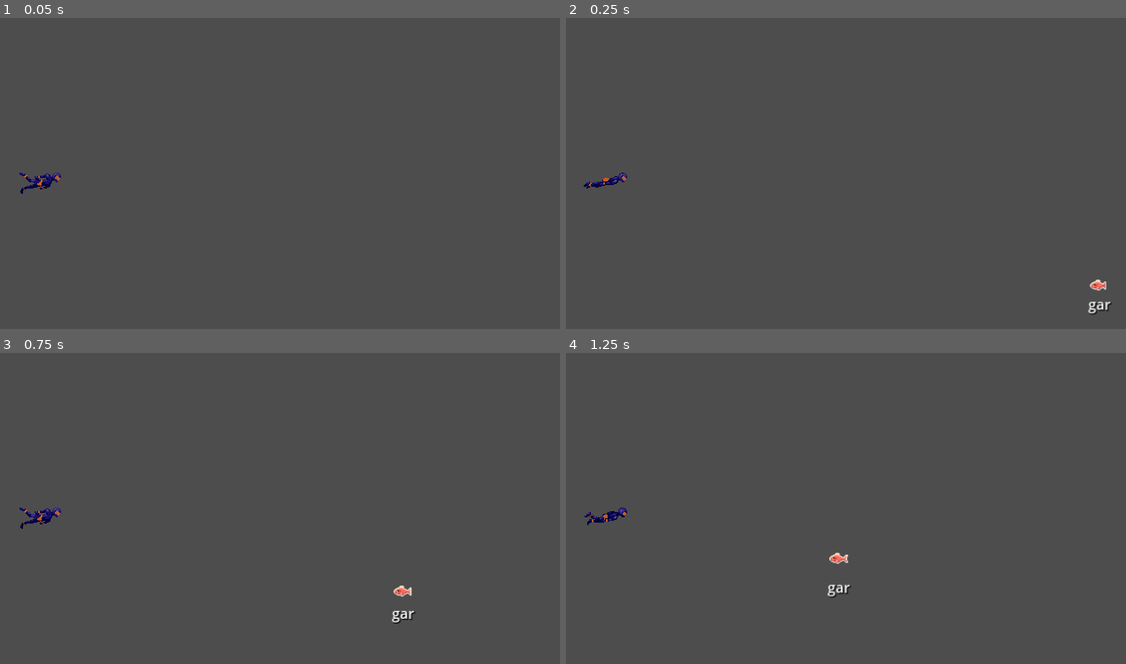
Above: before the commit, frames 1-4 (two rows, left to right).
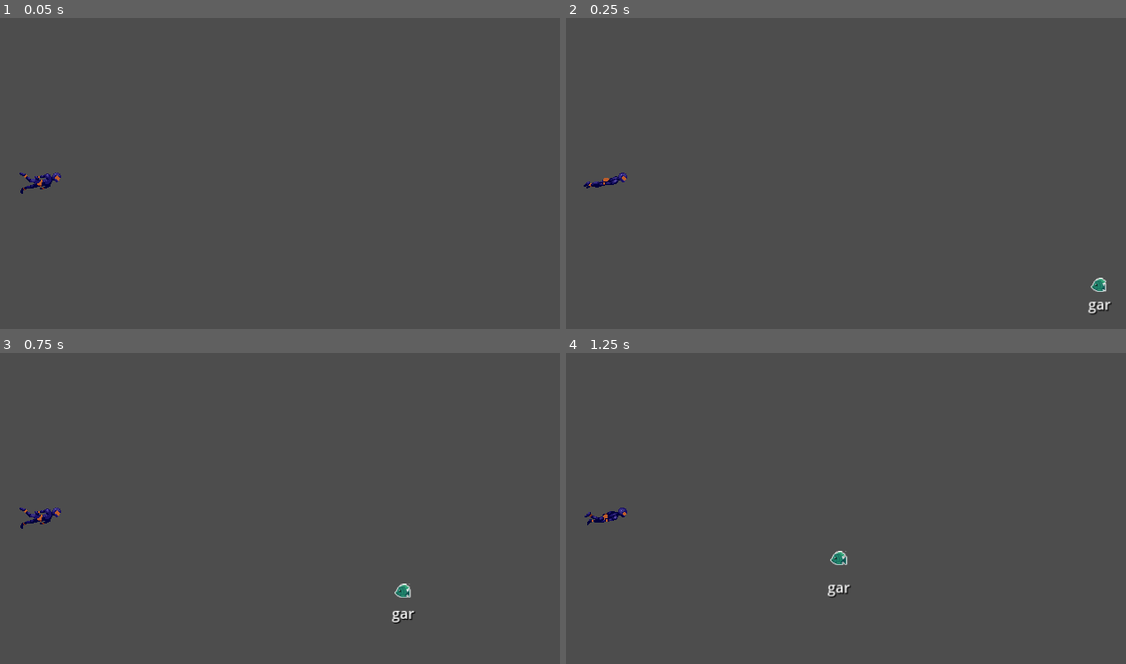
Above: after the commit, the same moments.

Repository: lehmius/typing-tides
Game: Godot game, scene res://scenes/game.tscn
Same seed, same stepped clock (60 frames per second), same inputs: the game is played once before the commit and once after it.
Inputs:
- Up to frame 1 (0.05 s): no input
- Up to frame 2 (0.25 s): no input
- Up to frame 3 (0.75 s): tap Enter at 0.5 s
- Up to frame 4 (1.25 s): no input

Frame 1 is identical in both runs. In frame 2, 0.1% of the frame differs, in the area x 93-97%, y 83-89%; in frame 3, 0.1%, in the area x 70-74%, y 74-79%; in frame 4, 0.1%.

Commit message:
Added different enemy visuals with random choice at instantiation.

Diff:
--- a/Resources/enemy_01.tres
+++ /dev/null
@@ -1,67 +0,0 @@
-[gd_resource type="SpriteFrames" load_steps=10 format=3 uid="uid://bvdpyqovplr5d"]
-
-[ext_resource type="Texture2D" uid="uid://buvky1bpax2rb" path="res://assets/levels/enemies/fish2_lvl1_lvl3/Orange.png" id="1_3whii"]
-
-[sub_resource type="AtlasTexture" id="AtlasTexture_uypl2"]
-atlas = ExtResource("1_3whii")
-region = Rect2(0, 0, 32, 16)
-
-[sub_resource type="AtlasTexture" id="AtlasTexture_lxbhw"]
-atlas = ExtResource("1_3whii")
-region = Rect2(32, 0, 32, 16)
-
-[sub_resource type="AtlasTexture" id="AtlasTexture_f3efw"]
-atlas = ExtResource("1_3whii")
-region = Rect2(64, 0, 32, 16)
-
-[sub_resource type="AtlasTexture" id="AtlasTexture_kb444"]
-atlas = ExtResource("1_3whii")
-region = Rect2(96, 0, 32, 16)
-
-[sub_resource type="AtlasTexture" id="AtlasTexture_7kq6h"]
-atlas = ExtResource("1_3whii")
-region = Rect2(128, 0, 32, 16)
-
-[sub_resource type="AtlasTexture" id="AtlasTexture_nb0th"]
-atlas = ExtResource("1_3whii")
-region = Rect2(160, 0, 32, 16)
-
-[sub_resource type="AtlasTexture" id="AtlasTexture_4sgg4"]
-atlas = ExtResource("1_3whii")
-region = Rect2(192, 0, 32, 16)
-
-[sub_resource type="AtlasTexture" id="AtlasTexture_2pdua"]
-atlas = ExtResource("1_3whii")
-region = Rect2(224, 0, 32, 16)
-
-[resource]
-animations = [{
-"frames": [{
-"duration": 1.0,
-"texture": SubResource("AtlasTexture_uypl2")
-}, {
-"duration": 1.0,
-"texture": SubResource("AtlasTexture_lxbhw")
-}, {
-"duration": 1.0,
-"texture": SubResource("AtlasTexture_f3efw")
-}, {
-"duration": 1.0,
-"texture": SubResource("AtlasTexture_kb444")
-}, {
-"duration": 1.0,
-"texture": SubResource("AtlasTexture_7kq6h")
-}, {
-"duration": 1.0,
-"texture": SubResource("AtlasTexture_nb0th")
-}, {
-"duration": 1.0,
-"texture": SubResource("AtlasTexture_4sgg4")
-}, {
-"duration": 1.0,
-"texture": SubResource("AtlasTexture_2pdua")
-}],
-"loop": true,
-"name": &"idle",
-"speed": 10.0
-}]
--- /dev/null
+++ b/Resources/enemy_spriteFrames.tres
@@ -0,0 +1,754 @@
+[gd_resource type="SpriteFrames" load_steps=109 format=3 uid="uid://bvdpyqovplr5d"]
+
+[ext_resource type="Texture2D" uid="uid://buvky1bpax2rb" path="res://assets/levels/enemies/fish2_lvl1_lvl3/Orange.png" id="1_ams34"]
+[ext_resource type="Texture2D" uid="uid://cj5pt71butj3d" path="res://assets/levels/enemies/fish2_lvl1_lvl3/Red.png" id="2_hs8us"]
+[ext_resource type="Texture2D" uid="uid://dmr42aw4dukgi" path="res://assets/levels/enemies/fish2_lvl1_lvl3/Grey.png" id="3_d0dv0"]
+[ext_resource type="Texture2D" uid="uid://j0p7lsrsku3c" path="res://assets/levels/enemies/fish2_lvl1_lvl3/Blue.png" id="4_4hjhj"]
+[ext_resource type="Texture2D" uid="uid://blni6eqacykwj" path="res://assets/levels/enemies/jellyfish_lvl3_lvl6/JellyFish.png" id="5_nbr3v"]
+[ext_resource type="Texture2D" uid="uid://187pepynydqb" path="res://assets/levels/enemies/sawshark/SawShark.png" id="6_02k16"]
+[ext_resource type="Texture2D" uid="uid://ded8470ccgfi4" path="res://assets/levels/enemies/shark_lvl7/Shark.png" id="7_6fnvi"]
+[ext_resource type="Texture2D" uid="uid://bs414ldsjxb2p" path="res://assets/levels/enemies/fish3_lvl2_lvl4/Blue.png" id="7_bpaem"]
+[ext_resource type="Texture2D" uid="uid://dttpkyp3nir6s" path="res://assets/levels/enemies/fish3_lvl2_lvl4/Green.png" id="8_6fnvi"]
+[ext_resource type="Texture2D" uid="uid://c8qup6n5k50lp" path="res://assets/levels/enemies/swordfish_lvl5/SwordFish.png" id="8_vthn3"]
+[ext_resource type="Texture2D" uid="uid://bxrgqvuep1rrv" path="res://assets/levels/enemies/fish3_lvl2_lvl4/Orange.png" id="9_vthn3"]
+[ext_resource type="Texture2D" uid="uid://bbtdj75yr0cci" path="res://assets/levels/enemies/fish3_lvl2_lvl4/Purple.png" id="10_4hkm3"]
+
+[sub_resource type="AtlasTexture" id="AtlasTexture_hrok3"]
+atlas = ExtResource("4_4hjhj")
+region = Rect2(0, 0, 32, 16)
+
+[sub_resource type="AtlasTexture" id="AtlasTexture_kj5eo"]
+atlas = ExtResource("4_4hjhj")
+region = Rect2(32, 0, 32, 16)
+
+[sub_resource type="AtlasTexture" id="AtlasTexture_vxso3"]
+atlas = ExtResource("4_4hjhj")
+region = Rect2(64, 0, 32, 16)
+
+[sub_resource type="AtlasTexture" id="AtlasTexture_8hmpq"]
+atlas = ExtResource("4_4hjhj")
+region = Rect2(96, 0, 32, 16)
+
+[sub_resource type="AtlasTexture" id="AtlasTexture_hj4fx"]
+atlas = ExtResource("4_4hjhj")
+region = Rect2(128, 0, 32, 16)
+
+[sub_resource type="AtlasTexture" id="AtlasTexture_72esq"]
+atlas = ExtResource("4_4hjhj")
+region = Rect2(160, 0, 32, 16)
+
+[sub_resource type="AtlasTexture" id="AtlasTexture_2uho3"]
+atlas = ExtResource("4_4hjhj")
+region = Rect2(192, 0, 32, 16)
+
+[sub_resource type="AtlasTexture" id="AtlasTexture_55cr5"]
+atlas = ExtResource("4_4hjhj")
+region = Rect2(224, 0, 32, 16)
+
+[sub_resource type="AtlasTexture" id="AtlasTexture_70o6t"]
+atlas = ExtResource("3_d0dv0")
+region = Rect2(0, 0, 32, 16)
+
+[sub_resource type="AtlasTexture" id="AtlasTexture_usxga"]
+atlas = ExtResource("3_d0dv0")
+region = Rect2(32, 0, 32, 16)
+
+[sub_resource type="AtlasTexture" id="AtlasTexture_l30ko"]
+atlas = ExtResource("3_d0dv0")
+region = Rect2(64, 0, 32, 16)
+
+[sub_resource type="AtlasTexture" id="AtlasTexture_34g45"]
+atlas = ExtResource("3_d0dv0")
+region = Rect2(96, 0, 32, 16)
+
+[sub_resource type="AtlasTexture" id="AtlasTexture_yo23l"]
+atlas = ExtResource("3_d0dv0")
+region = Rect2(128, 0, 32, 16)
+
+[sub_resource type="AtlasTexture" id="AtlasTexture_qysbn"]
+atlas = ExtResource("3_d0dv0")
+region = Rect2(160, 0, 32, 16)
+
+[sub_resource type="AtlasTexture" id="AtlasTexture_vtblw"]
+atlas = ExtResource("3_d0dv0")
+region = Rect2(192, 0, 32, 16)
+
+[sub_resource type="AtlasTexture" id="AtlasTexture_20opq"]
+atlas = ExtResource("3_d0dv0")
+region = Rect2(224, 0, 32, 16)
+
+[sub_resource type="AtlasTexture" id="AtlasTexture_uypl2"]
+atlas = ExtResource("1_ams34")
+region = Rect2(0, 0, 32, 16)
+
+[sub_resource type="AtlasTexture" id="AtlasTexture_lxbhw"]
+atlas = ExtResource("1_ams34")
+region = Rect2(32, 0, 32, 16)
+
+[sub_resource type="AtlasTexture" id="AtlasTexture_f3efw"]
+atlas = ExtResource("1_ams34")
+region = Rect2(64, 0, 32, 16)
+
+[sub_resource type="AtlasTexture" id="AtlasTexture_kb444"]
+atlas = ExtResource("1_ams34")
+region = Rect2(96, 0, 32, 16)
+
+[sub_resource type="AtlasTexture" id="AtlasTexture_7kq6h"]
+atlas = ExtResource("1_ams34")
+region = Rect2(128, 0, 32, 16)
+
+[sub_resource type="AtlasTexture" id="AtlasTexture_nb0th"]
+atlas = ExtResource("1_ams34")
+region = Rect2(160, 0, 32, 16)
+
+[sub_resource type="AtlasTexture" id="AtlasTexture_4sgg4"]
+atlas = ExtResource("1_ams34")
+region = Rect2(192, 0, 32, 16)
+
+[sub_resource type="AtlasTexture" id="AtlasTexture_2pdua"]
+atlas = ExtResource("1_ams34")
+region = Rect2(224, 0, 32, 16)
+
+[sub_resource type="AtlasTexture" id="AtlasTexture_3t50n"]
+atlas = ExtResource("2_hs8us")
+region = Rect2(0, 0, 32, 16)
+
+[sub_resource type="AtlasTexture" id="AtlasTexture_x0xhd"]
+atlas = ExtResource("2_hs8us")
+region = Rect2(32, 0, 32, 16)
+
+[sub_resource type="AtlasTexture" id="AtlasTexture_b02hv"]
+atlas = ExtResource("2_hs8us")
+region = Rect2(64, 0, 32, 16)
+
+[sub_resource type="AtlasTexture" id="AtlasTexture_gx40s"]
+atlas = ExtResource("2_hs8us")
+region = Rect2(96, 0, 32, 16)
+
+[sub_resource type="AtlasTexture" id="AtlasTexture_cprfe"]
+atlas = ExtResource("2_hs8us")
+region = Rect2(128, 0, 32, 16)
+
+[sub_resource type="AtlasTexture" id="AtlasTexture_drny1"]
+atlas = ExtResource("2_hs8us")
+region = Rect2(160, 0, 32, 16)
+
+[sub_resource type="AtlasTexture" id="AtlasTexture_xw7va"]
+atlas = ExtResource("2_hs8us")
+region = Rect2(192, 0, 32, 16)
+
+[sub_resource type="AtlasTexture" id="AtlasTexture_iwkxb"]
+atlas = ExtResource("2_hs8us")
+region = Rect2(224, 0, 32, 16)
+
+[sub_resource type="AtlasTexture" id="AtlasTexture_rpgjf"]
+atlas = ExtResource("5_nbr3v")
+region = Rect2(0, 16, 32, 16)
+
+[sub_resource type="AtlasTexture" id="AtlasTexture_nwb1h"]
+atlas = ExtResource("5_nbr3v")
+region = Rect2(32, 16, 32, 16)
+
+[sub_resource type="AtlasTexture" id="AtlasTexture_lf74l"]
+atlas = ExtResource("5_nbr3v")
+region = Rect2(64, 16, 32, 16)
+
+[sub_resource type="AtlasTexture" id="AtlasTexture_hhqgp"]
+atlas = ExtResource("5_nbr3v")
+region = Rect2(96, 16, 32, 16)
+
+[sub_resource type="AtlasTexture" id="AtlasTexture_ak2do"]
+atlas = ExtResource("5_nbr3v")
+region = Rect2(0, 0, 32, 16)
+
+[sub_resource type="AtlasTexture" id="AtlasTexture_lrxi7"]
+atlas = ExtResource("5_nbr3v")
+region = Rect2(32, 0, 32, 16)
+
+[sub_resource type="AtlasTexture" id="AtlasTexture_c7hcy"]
+atlas = ExtResource("5_nbr3v")
+region = Rect2(64, 0, 32, 16)
+
+[sub_resource type="AtlasTexture" id="AtlasTexture_4gr5r"]
+atlas = ExtResource("5_nbr3v")
+region = Rect2(96, 0, 32, 16)
+
+[sub_resource type="AtlasTexture" id="AtlasTexture_yxvnx"]
+atlas = ExtResource("6_02k16")
+region = Rect2(0, 0, 48, 32)
+
+[sub_resource type="AtlasTexture" id="AtlasTexture_i3wru"]
+atlas = ExtResource("6_02k16")
+region = Rect2(48, 0, 48, 32)
+
+[sub_resource type="AtlasTexture" id="AtlasTexture_woa3r"]
+atlas = ExtResource("6_02k16")
+region = Rect2(96, 0, 48, 32)
+
+[sub_resource type="AtlasTexture" id="AtlasTexture_6r4qi"]
+atlas = ExtResource("6_02k16")
+region = Rect2(144, 0, 48, 32)
+
+[sub_resource type="AtlasTexture" id="AtlasTexture_twck2"]
+atlas = ExtResource("6_02k16")
+region = Rect2(192, 0, 48, 32)
+
+[sub_resource type="AtlasTexture" id="AtlasTexture_uobxw"]
+atlas = ExtResource("6_02k16")
+region = Rect2(240, 0, 48, 32)
+
+[sub_resource type="AtlasTexture" id="AtlasTexture_afmw1"]
+atlas = ExtResource("6_02k16")
+region = Rect2(288, 0, 48, 32)
+
+[sub_resource type="AtlasTexture" id="AtlasTexture_x7udd"]
+atlas = ExtResource("6_02k16")
+region = Rect2(336, 0, 48, 32)
+
+[sub_resource type="AtlasTexture" id="AtlasTexture_4hkm3"]
+atlas = ExtResource("7_6fnvi")
+region = Rect2(0, 0, 32, 32)
+
+[sub_resource type="AtlasTexture" id="AtlasTexture_qh6i6"]
+atlas = ExtResource("7_6fnvi")
+region = Rect2(32, 0, 32, 32)
+
+[sub_resource type="AtlasTexture" id="AtlasTexture_2uxo0"]
+atlas = ExtResource("7_6fnvi")
+region = Rect2(64, 0, 32, 32)
+
+[sub_resource type="AtlasTexture" id="AtlasTexture_nxa88"]
+atlas = ExtResource("7_6fnvi")
+region = Rect2(96, 0, 32, 32)
+
+[sub_resource type="AtlasTexture" id="AtlasTexture_3oovc"]
+atlas = ExtResource("7_6fnvi")
+region = Rect2(128, 0, 32, 32)
+
+[sub_resource type="AtlasTexture" id="AtlasTexture_dtkxu"]
+atlas = ExtResource("7_6fnvi")
+region = Rect2(160, 0, 32, 32)
+
+[sub_resource type="AtlasTexture" id="AtlasTexture_pmfx2"]
+atlas = ExtResource("7_6fnvi")
+region = Rect2(192, 0, 32, 32)
+
+[sub_resource type="AtlasTexture" id="AtlasTexture_noy31"]
+atlas = ExtResource("7_6fnvi")
+region = Rect2(224, 0, 32, 32)
+
+[sub_resource type="AtlasTexture" id="AtlasTexture_o15fj"]
+atlas = ExtResource("8_vthn3")
+region = Rect2(0, 0, 48, 32)
+
+[sub_resource type="AtlasTexture" id="AtlasTexture_pqk0k"]
+atlas = ExtResource("8_vthn3")
+region = Rect2(48, 0, 48, 32)
+
+[sub_resource type="AtlasTexture" id="AtlasTexture_f01my"]
+atlas = ExtResource("8_vthn3")
+region = Rect2(96, 0, 48, 32)
+
+[sub_resource type="AtlasTexture" id="AtlasTexture_yeic6"]
+atlas = ExtResource("8_vthn3")
+region = Rect2(144, 0, 48, 32)
+
+[sub_resource type="AtlasTexture" id="AtlasTexture_n4erq"]
+atlas = ExtResource("8_vthn3")
+region = Rect2(192, 0, 48, 32)
+
+[sub_resource type="AtlasTexture" id="AtlasTexture_bqk8e"]
+atlas = ExtResource("8_vthn3")
+region = Rect2(240, 0, 48, 32)
+
+[sub_resource type="AtlasTexture" id="AtlasTexture_ayesd"]
+atlas = ExtResource("8_vthn3")
+region = Rect2(288, 0, 48, 32)
+
+[sub_resource type="AtlasTexture" id="AtlasTexture_k31rb"]
+atlas = ExtResource("8_vthn3")
+region = Rect2(336, 0, 48, 32)
+
+[sub_resource type="AtlasTexture" id="AtlasTexture_mhw4d"]
+atlas = ExtResource("7_bpaem")
+region = Rect2(0, 16, 32, 16)
+
+[sub_resource type="AtlasTexture" id="AtlasTexture_lmhit"]
+atlas = ExtResource("7_bpaem")
+region = Rect2(32, 16, 32, 16)
+
+[sub_resource type="AtlasTexture" id="AtlasTexture_nsiwx"]
+atlas = ExtResource("7_bpaem")
+region = Rect2(64, 16, 32, 16)
+
+[sub_resource type="AtlasTexture" id="AtlasTexture_13xlp"]
+atlas = ExtResource("7_bpaem")
+region = Rect2(96, 16, 32, 16)
+
+[sub_resource type="AtlasTexture" id="AtlasTexture_2i1ah"]
+atlas = ExtResource("7_bpaem")
+region = Rect2(128, 16, 32, 16)
+
+[sub_resource type="AtlasTexture" id="AtlasTexture_o3v0y"]
+atlas = ExtResource("7_bpaem")
+region = Rect2(160, 16, 32, 16)
+
+[sub_resource type="AtlasTexture" id="AtlasTexture_s44vf"]
+atlas = ExtResource("7_bpaem")
+region = Rect2(192, 16, 32, 16)
+
+[sub_resource type="AtlasTexture" id="AtlasTexture_i1row"]
+atlas = ExtResource("7_bpaem")
+region = Rect2(224, 16, 32, 16)
+
+[sub_resource type="AtlasTexture" id="AtlasTexture_xk0s4"]
+atlas = ExtResource("8_6fnvi")
+region = Rect2(0, 16, 32, 16)
+
+[sub_resource type="AtlasTexture" id="AtlasTexture_ohdn6"]
+atlas = ExtResource("8_6fnvi")
+region = Rect2(32, 16, 32, 16)
+
+[sub_resource type="AtlasTexture" id="AtlasTexture_7nmsb"]
+atlas = ExtResource("8_6fnvi")
+region = Rect2(64, 16, 32, 16)
+
+[sub_resource type="AtlasTexture" id="AtlasTexture_frgsm"]
+atlas = ExtResource("8_6fnvi")
+region = Rect2(96, 16, 32, 16)
+
+[sub_resource type="AtlasTexture" id="AtlasTexture_e7nav"]
+atlas = ExtResource("8_6fnvi")
+region = Rect2(128, 16, 32, 16)
+
+[sub_resource type="AtlasTexture" id="AtlasTexture_oc0h0"]
+atlas = ExtResource("8_6fnvi")
+region = Rect2(160, 16, 32, 16)
+
+[sub_resource type="AtlasTexture" id="AtlasTexture_61xot"]
+atlas = ExtResource("8_6fnvi")
+region = Rect2(192, 16, 32, 16)
+
+[sub_resource type="AtlasTexture" id="AtlasTexture_60121"]
+atlas = ExtResource("8_6fnvi")
+region = Rect2(224, 16, 32, 16)
+
+[sub_resource type="AtlasTexture" id="AtlasTexture_yt2xq"]
+atlas = ExtResource("9_vthn3")
+region = Rect2(0, 16, 32, 16)
+
+[sub_resource type="AtlasTexture" id="AtlasTexture_a8ky8"]
+atlas = ExtResource("9_vthn3")
+region = Rect2(32, 16, 32, 16)
+
+[sub_resource type="AtlasTexture" id="AtlasTexture_ganjk"]
+atlas = ExtResource("9_vthn3")
+region = Rect2(64, 16, 32, 16)
+
+[sub_resource type="AtlasTexture" id="AtlasTexture_3df7p"]
+atlas = ExtResource("9_vthn3")
+region = Rect2(96, 16, 32, 16)
+
+[sub_resource type="AtlasTexture" id="AtlasTexture_ytu58"]
+atlas = ExtResource("9_vthn3")
+region = Rect2(128, 16, 32, 16)
+
+[sub_resource type="AtlasTexture" id="AtlasTexture_2l7fm"]
+atlas = ExtResource("9_vthn3")
+region = Rect2(160, 16, 32, 16)
+
+[sub_resource type="AtlasTexture" id="AtlasTexture_w8g8b"]
+atlas = ExtResource("9_vthn3")
+region = Rect2(192, 16, 32, 16)
+
+[sub_resource type="AtlasTexture" id="AtlasTexture_5pe2q"]
+atlas = ExtResource("9_vthn3")
+region = Rect2(224, 16, 32, 16)
+
+[sub_resource type="AtlasTexture" id="AtlasTexture_5t7lp"]
+atlas = ExtResource("10_4hkm3")
+region = Rect2(0, 16, 32, 16)
+
+[sub_resource type="AtlasTexture" id="AtlasTexture_k44gu"]
+atlas = ExtResource("10_4hkm3")
+region = Rect2(32, 16, 32, 16)
+
+[sub_resource type="AtlasTexture" id="AtlasTexture_72sj8"]
+atlas = ExtResource("10_4hkm3")
+region = Rect2(64, 16, 32, 16)
+
+[sub_resource type="AtlasTexture" id="AtlasTexture_mopoq"]
+atlas = ExtResource("10_4hkm3")
+region = Rect2(96, 16, 32, 16)
+
+[sub_resource type="AtlasTexture" id="AtlasTexture_3jprt"]
+atlas = ExtResource("10_4hkm3")
+region = Rect2(128, 16, 32, 16)
+
+[sub_resource type="AtlasTexture" id="AtlasTexture_6ka3u"]
+atlas = ExtResource("10_4hkm3")
+region = Rect2(160, 16, 32, 16)
+
+[sub_resource type="AtlasTexture" id="AtlasTexture_m16q0"]
+atlas = ExtResource("10_4hkm3")
+region = Rect2(192, 16, 32, 16)
+
+[sub_resource type="AtlasTexture" id="AtlasTexture_6h3tx"]
+atlas = ExtResource("10_4hkm3")
+region = Rect2(224, 16, 32, 16)
+
+[resource]
+animations = [{
+"frames": [{
+"duration": 1.0,
+"texture": SubResource("AtlasTexture_hrok3")
+}, {
+"duration": 1.0,
+"texture": SubResource("AtlasTexture_kj5eo")
+}, {
+"duration": 1.0,
+"texture": SubResource("AtlasTexture_vxso3")
+}, {
+"duration": 1.0,
+"texture": SubResource("AtlasTexture_8hmpq")
+}, {
+"duration": 1.0,
+"texture": SubResource("AtlasTexture_hj4fx")
+}, {
+"duration": 1.0,
+"texture": SubResource("AtlasTexture_72esq")
+}, {
+"duration": 1.0,
+"texture": SubResource("AtlasTexture_2uho3")
+}, {
+"duration": 1.0,
+"texture": SubResource("AtlasTexture_55cr5")
+}],
+"loop": true,
+"name": &"fish-blue",
+"speed": 5.0
+}, {
+"frames": [{
+"duration": 1.0,
+"texture": SubResource("AtlasTexture_70o6t")
+}, {
+"duration": 1.0,
+"texture": SubResource("AtlasTexture_usxga")
+}, {
+"duration": 1.0,
+"texture": SubResource("AtlasTexture_l30ko")
+}, {
+"duration": 1.0,
+"texture": SubResource("AtlasTexture_34g45")
+}, {
+"duration": 1.0,
+"texture": SubResource("AtlasTexture_yo23l")
+}, {
+"duration": 1.0,
+"texture": SubResource("AtlasTexture_qysbn")
+}, {
+"duration": 1.0,
+"texture": SubResource("AtlasTexture_vtblw")
+}, {
+"duration": 1.0,
+"texture": SubResource("AtlasTexture_20opq")
+}],
+"loop": true,
+"name": &"fish-grey",
+"speed": 5.0
+}, {
+"frames": [{
+"duration": 1.0,
+"texture": SubResource("AtlasTexture_uypl2")
+}, {
+"duration": 1.0,
+"texture": SubResource("AtlasTexture_lxbhw")
+}, {
+"duration": 1.0,
+"texture": SubResource("AtlasTexture_f3efw")
+}, {
+"duration": 1.0,
+"texture": SubResource("AtlasTexture_kb444")
+}, {
+"duration": 1.0,
+"texture": SubResource("AtlasTexture_7kq6h")
+}, {
+"duration": 1.0,
+"texture": SubResource("AtlasTexture_nb0th")
+}, {
+"duration": 1.0,
+"texture": SubResource("AtlasTexture_4sgg4")
+}, {
+"duration": 1.0,
+"texture": SubResource("AtlasTexture_2pdua")
+}],
+"loop": true,
+"name": &"fish-orange",
+"speed": 10.0
+}, {
+"frames": [{
+"duration": 1.0,
+"texture": SubResource("AtlasTexture_3t50n")
+}, {
+"duration": 1.0,
+"texture": SubResource("AtlasTexture_x0xhd")
+}, {
+"duration": 1.0,
+"texture": SubResource("AtlasTexture_b02hv")
+}, {
+"duration": 1.0,
+"texture": SubResource("AtlasTexture_gx40s")
+}, {
+"duration": 1.0,
+"texture": SubResource("AtlasTexture_cprfe")
+}, {
+"duration": 1.0,
+"texture": SubResource("AtlasTexture_drny1")
+}, {
+"duration": 1.0,
+"texture": SubResource("AtlasTexture_xw7va")
+}, {
+"duration": 1.0,
+"texture": SubResource("AtlasTexture_iwkxb")
+}],
+"loop": true,
+"name": &"fish-red",
+"speed": 5.0
+}, {
+"frames": [{
+"duration": 1.0,
+"texture": SubResource("AtlasTexture_rpgjf")
+}, {
+"duration": 1.0,
+"texture": SubResource("AtlasTexture_nwb1h")
+}, {
+"duration": 1.0,
+"texture": SubResource("AtlasTexture_lf74l")
+}, {
+"duration": 1.0,
+"texture": SubResource("AtlasTexture_hhqgp")
+}],
+"loop": true,
+"name": &"jellyFish-blue",
+"speed": 10.0
+}, {
+"frames": [{
+"duration": 1.0,
+"texture": SubResource("AtlasTexture_ak2do")
+}, {
+"duration": 1.0,
+"texture": SubResource("AtlasTexture_lrxi7")
+}, {
+"duration": 1.0,
+"texture": SubResource("AtlasTexture_c7hcy")
+}, {
+"duration": 1.0,
+"texture": SubResource("AtlasTexture_4gr5r")
+}],
+"loop": true,
+"name": &"jellyFish-red",
+"speed": 10.0
+}, {
+"frames": [{
+"duration": 1.0,
+"texture": SubResource("AtlasTexture_yxvnx")
+}, {
+"duration": 1.0,
+"texture": SubResource("AtlasTexture_i3wru")
+}, {
+"duration": 1.0,
+"texture": SubResource("AtlasTexture_woa3r")
+}, {
+"duration": 1.0,
+"texture": SubResource("AtlasTexture_6r4qi")
+}, {
+"duration": 1.0,
+"texture": SubResource("AtlasTexture_twck2")
+}, {
+"duration": 1.0,
+"texture": SubResource("AtlasTexture_uobxw")
+}, {
+"duration": 1.0,
+"texture": SubResource("AtlasTexture_afmw1")
+}, {
+"duration": 1.0,
+"texture": SubResource("AtlasTexture_x7udd")
+}],
+"loop": true,
+"name": &"sawshark",
+"speed": 10.0
+}, {
+"frames": [{
+"duration": 1.0,
+"texture": SubResource("AtlasTexture_4hkm3")
+}, {
+"duration": 1.0,
+"texture": SubResource("AtlasTexture_qh6i6")
+}, {
+"duration": 1.0,
+"texture": SubResource("AtlasTexture_2uxo0")
+}, {
+"duration": 1.0,
+"texture": SubResource("AtlasTexture_nxa88")
+}, {
+"duration": 1.0,
+"texture": SubResource("AtlasTexture_3oovc")
+}, {
+"duration": 1.0,
+"texture": SubResource("AtlasTexture_dtkxu")
+}, {
+"duration": 1.0,
+"texture": SubResource("AtlasTexture_pmfx2")
+}, {
+"duration": 1.0,
+"texture": SubResource("AtlasTexture_noy31")
+}],
+"loop": true,
+"name": &"shark",
+"speed": 10.0
+}, {
+"frames": [{
+"duration": 1.0,
+"texture": SubResource("AtlasTexture_o15fj")
+}, {
+"duration": 1.0,
+"texture": SubResource("AtlasTexture_pqk0k")
+}, {
+"duration": 1.0,
+"texture": SubResource("AtlasTexture_f01my")
+}, {
+"duration": 1.0,
+"texture": SubResource("AtlasTexture_yeic6")
+}, {
+"duration": 1.0,
+"texture": SubResource("AtlasTexture_n4erq")
+}, {
+"duration": 1.0,
+"texture": SubResource("AtlasTexture_bqk8e")
+}, {
+"duration": 1.0,
+"texture": SubResource("AtlasTexture_ayesd")
+}, {
+"duration": 1.0,
+"texture": SubResource("AtlasTexture_k31rb")
+}],
+"loop": true,
+"name": &"swordfish",
+"speed": 10.0
+}, {
+"frames": [{
+"duration": 1.0,
+"texture": SubResource("AtlasTexture_mhw4d")
+}, {
+"duration": 1.0,
+"texture": SubResource("AtlasTexture_lmhit")
+}, {
+"duration": 1.0,
+"texture": SubResource("AtlasTexture_nsiwx")
+}, {
+"duration": 1.0,
+"texture": SubResource("AtlasTexture_13xlp")
+}, {
+"duration": 1.0,
+"texture": SubResource("AtlasTexture_2i1ah")
+}, {
+"duration": 1.0,
+"texture": SubResource("AtlasTexture_o3v0y")
+}, {
+"duration": 1.0,
+"texture": SubResource("AtlasTexture_s44vf")
+}, {
+"duration": 1.0,
+"texture": SubResource("AtlasTexture_i1row")
+}],
+"loop": true,
+"name": &"tropical-blue",
+"speed": 10.0
+}, {
+"frames": [{
+"duration": 1.0,
+"texture": SubResource("AtlasTexture_xk0s4")
+}, {
+"duration": 1.0,
+"texture": SubResource("AtlasTexture_ohdn6")
+}, {
+"duration": 1.0,
+"texture": SubResource("AtlasTexture_7nmsb")
+}, {
+"duration": 1.0,
+"texture": SubResource("AtlasTexture_frgsm")
+}, {
+"duration": 1.0,
+"texture": SubResource("AtlasTexture_e7nav")
+}, {
+"duration": 1.0,
+"texture": SubResource("AtlasTexture_oc0h0")
+}, {
+"duration": 1.0,
+"texture": SubResource("AtlasTexture_61xot")
+}, {
+"duration": 1.0,
+"texture": SubResource("AtlasTexture_60121")
+}],
+"loop": true,
+"name": &"tropical-green",
+"speed": 10.0
+}, {
+"frames": [{
+"duration": 1.0,
+"texture": SubResource("AtlasTexture_yt2xq")
+}, {
+"duration": 1.0,
+"texture": SubResource("AtlasTexture_a8ky8")
+}, {
+"duration": 1.0,
+"texture": SubResource("AtlasTexture_ganjk")
+}, {
+"duration": 1.0,
+"texture": SubResource("AtlasTexture_3df7p")
+}, {
+"duration": 1.0,
+"texture": SubResource("AtlasTexture_ytu58")
+}, {
+"duration": 1.0,
+"texture": SubResource("AtlasTexture_2l7fm")
+}, {
+"duration": 1.0,
+"texture": SubResource("AtlasTexture_w8g8b")
+}, {
+"duration": 1.0,
+"texture": SubResource("AtlasTexture_5pe2q")
+}],
+"loop": true,
+"name": &"tropical-orange",
+"speed": 10.0
+}, {
+"frames": [{
+"duration": 1.0,
+"texture": SubResource("AtlasTexture_5t7lp")
+}, {
+"duration": 1.0,
+"texture": SubResource("AtlasTexture_k44gu")
+}, {
+"duration": 1.0,
+"texture": SubResource("AtlasTexture_72sj8")
+}, {
+"duration": 1.0,
+"texture": SubResource("AtlasTexture_mopoq")
+}, {
+"duration": 1.0,
+"texture": SubResource("AtlasTexture_3jprt")
+}, {
+"duration": 1.0,
+"texture": SubResource("AtlasTexture_6ka3u")
+}, {
+"duration": 1.0,
+"texture": SubResource("AtlasTexture_m16q0")
+}, {
+"duration": 1.0,
+"texture": SubResource("AtlasTexture_6h3tx")
+}],
+"loop": true,
+"name": &"tropical-purple",
+"speed": 10.0
+}]
--- a/scenes/enemy.tscn
+++ b/scenes/enemy.tscn
@@ -1,7 +1,7 @@
 [gd_scene load_steps=7 format=3 uid="uid://yosam1ddg85l"]
 
 [ext_resource type="Script" uid="uid://djx0sxuemepaw" path="res://scripts/enemy.gd" id="1_md0e3"]
-[ext_resource type="SpriteFrames" uid="uid://bvdpyqovplr5d" path="res://Resources/enemy_01.tres" id="2_md0e3"]
+[ext_resource type="SpriteFrames" uid="uid://bvdpyqovplr5d" path="res://Resources/enemy_spriteFrames.tres" id="2_md0e3"]
 
 [sub_resource type="CircleShape2D" id="CircleShape2D_c4w8v"]
 radius = 19.0263
@@ -48,7 +48,8 @@
 
 [node name="AnimatedSprite2D" type="AnimatedSprite2D" parent="."]
 sprite_frames = ExtResource("2_md0e3")
-animation = &"idle"
+animation = &"fish-blue"
+frame_progress = 0.388414
 
 [node name="CollisionShape2D" type="CollisionShape2D" parent="."]
 shape = SubResource("CircleShape2D_c4w8v")
--- a/scripts/enemy.gd
+++ b/scripts/enemy.gd
@@ -29,7 +29,8 @@
 func _ready() -> void:
 	updateState()
 	setBobbingDynamics()
-	set_animation("idle")
+	var animation_names = visualSprite.sprite_frames.get_animation_names()
+	set_animation(animation_names[randi_range(0, len(animation_names)-1)])
 
 func _physics_process(delta: float) -> void:
 	if not GlobalState.isPaused:
